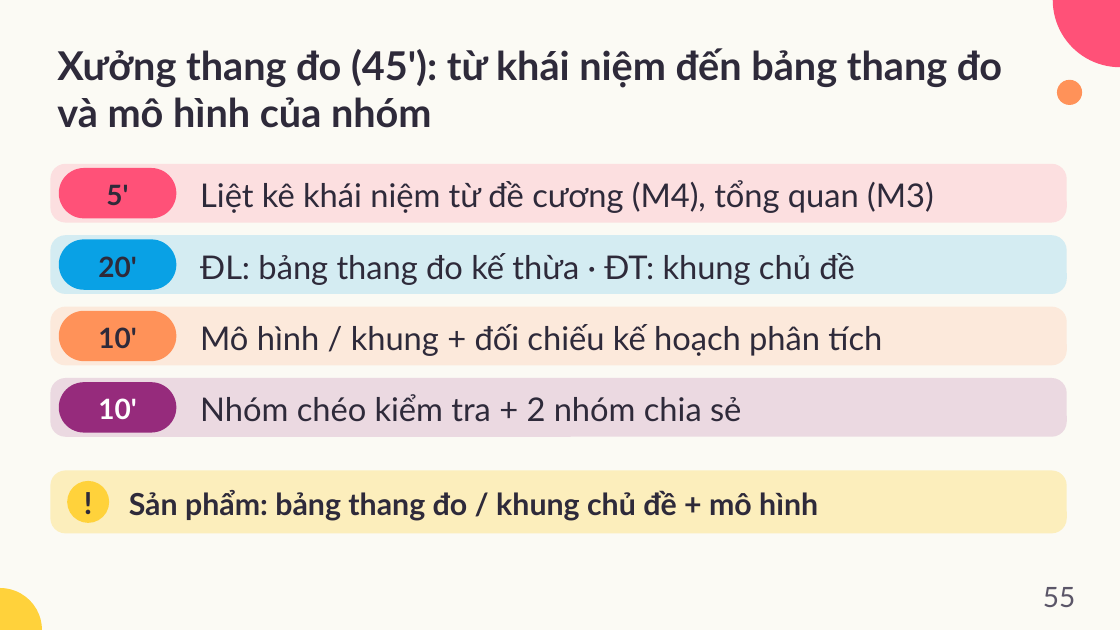
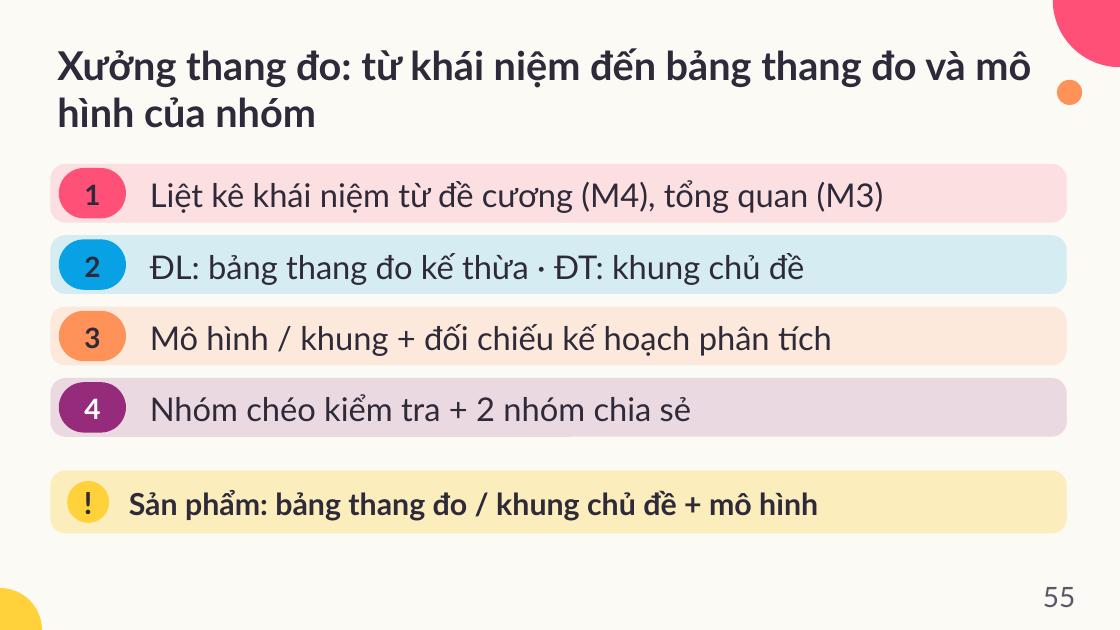
Before and after one commit to dnbaoquyen/academic-pptx-skill, a slide deck: slide 55 of mkt1107/output/MKT1107_W09_slides.pptx. Drawn at 1120x630 pixels with LibreOffice and Linux fonts; fonts in the diff are those of the drawing. Boxes give left, top, right and bottom in pixels: in the first picture for what was removed or moved away, otherwise in the second. Text is boxed around its words. In the diff, an @@ line names an element or a change of style, - is before the commit and + after.

```diff
--- a/mkt1107/output/MKT1107_W09_slides.pptx
+++ b/mkt1107/output/MKT1107_W09_slides.pptx
@@ title at <box>57,48,1031,128</box>: text changed @@
-Xưởng thang đo (45'): từ khái niệm đến bảng thang đo và mô hình của nhóm
+Xưởng thang đo: từ khái niệm đến bảng thang đo và mô hình của nhóm
@@ rounded rectangle: place and size @@
-rounded rectangle at <box>59,168,176,218</box>
+rounded rectangle at <box>59,168,126,218</box>
@@ text "Liệt kê khái niệm từ ...": place and size @@
-text "Liệt kê khái niệm từ ..." at <box>200,180,934,213</box>
+text "Liệt kê khái niệm từ ..." at <box>150,180,884,213</box>
@@ text at <box>84,184,100,205</box>: text changed @@
-5'
+1
@@ rounded rectangle: place and size @@
-rounded rectangle at <box>59,239,176,290</box>
+rounded rectangle at <box>59,239,126,290</box>
@@ text "ĐL: bảng thang đo kế ...": place and size @@
-text "ĐL: bảng thang đo kế ..." at <box>200,253,855,285</box>
+text "ĐL: bảng thang đo kế ..." at <box>150,253,805,285</box>
@@ text at <box>84,256,100,277</box>: text changed @@
-20'
+2
@@ rounded rectangle: place and size @@
-rounded rectangle at <box>59,311,176,361</box>
+rounded rectangle at <box>59,311,126,361</box>
@@ text at <box>84,327,100,349</box>: text changed @@
-10'
+3
@@ text "Mô hình / khung + ...": place and size @@
-text "Mô hình / khung + ..." at <box>200,324,882,356</box>
+text "Mô hình / khung + ..." at <box>150,324,832,356</box>
@@ rounded rectangle: place and size @@
-rounded rectangle at <box>59,382,176,433</box>
+rounded rectangle at <box>59,382,126,433</box>
@@ text "Nhóm chéo kiểm tra + ...": place and size @@
-text "Nhóm chéo kiểm tra + ..." at <box>200,394,741,422</box>
+text "Nhóm chéo kiểm tra + ..." at <box>150,394,691,422</box>
@@ text at <box>84,398,100,419</box>: text changed @@
-10'
+4
```
Also in this commit, not shown: 13 other slides changed, 21 other files.
